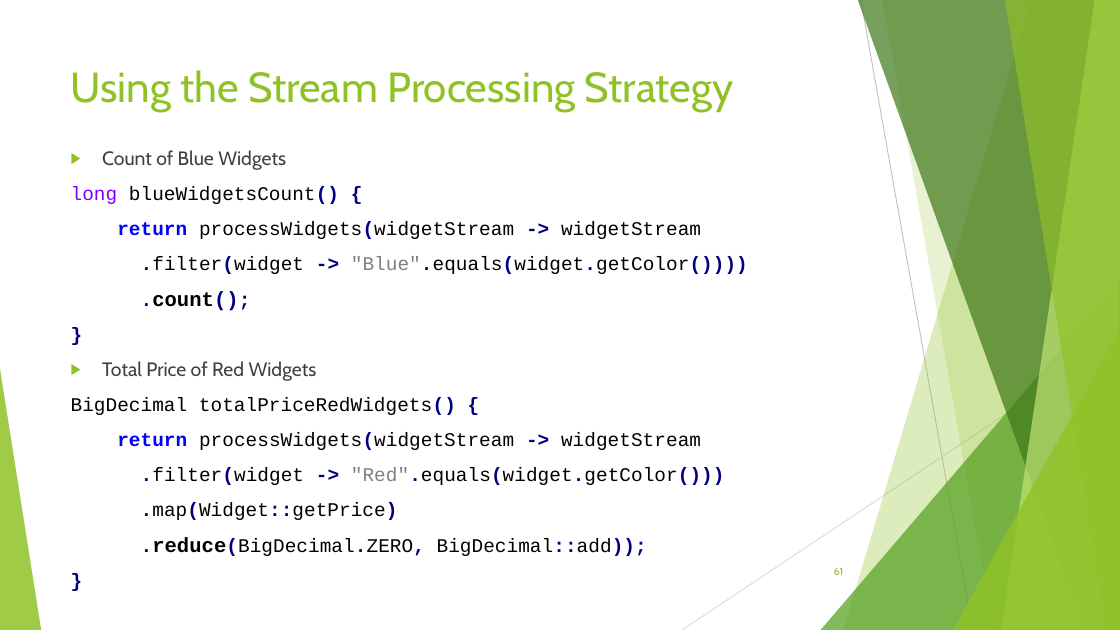
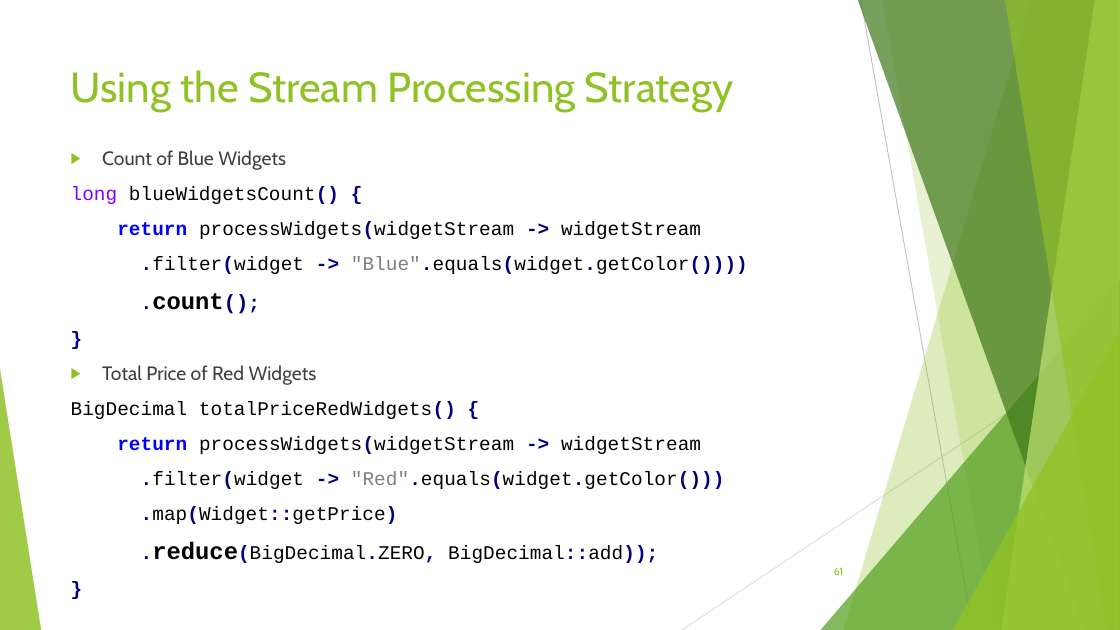
Before and after one commit to RichardRoda/2017-CodePaLOUsa-Lambda, a slide deck: slide 61 of Learning to Love the Lambda in the Stream.pptx. Drawn at 1120x630 pixels with LibreOffice and Linux fonts; fonts in the diff are those of the drawing. Boxes give left, top, right and bottom in pixels: in the first picture for what was removed or moved away, otherwise in the second. Text is boxed around its words. In the diff, an @@ line names an element or a change of style, - is before the commit and + after.

```diff
--- a/Learning to Love the Lambda in the Stream.pptx
+++ b/Learning to Love the Lambda in the Stream.pptx
@@ text at (152,293,658,563): size 17.6 to 20.4 pt in ".count();", ".reduce(BigDecimal.ZERO," @@
```
Also in this commit, not shown: 8 other slides changed, 1 other file.
